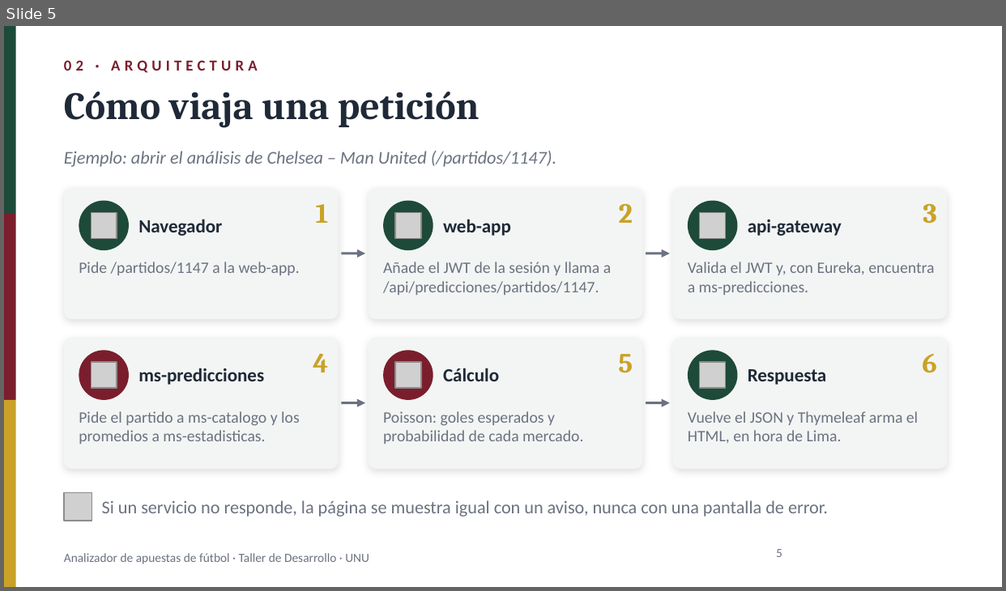
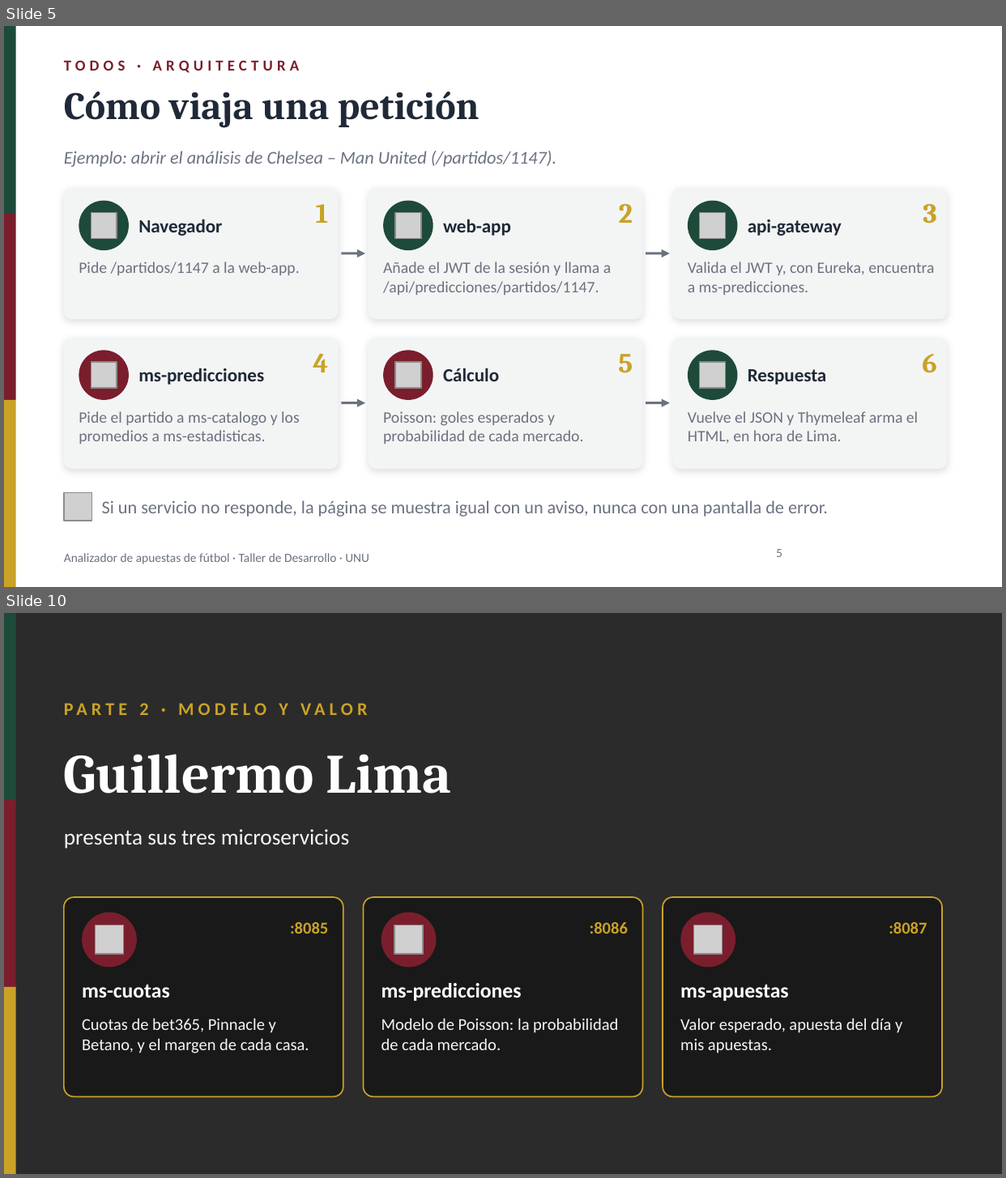
Before and after one commit to Renindstone/app-apuestas-universidad, a slide deck: docs/PresentacionApuestas_2nov2026.pptx. Shown one above the other, each under a label of ours: slide 5 before the commit, slides 5 and 10 after it; the slides between them are not shown. The pictures are 1006x591 and 1006x1178 pixels, drawn with LibreOffice and Linux fonts; fonts in the diff are those of the drawing; grey boxes stand for pictures; background and template pictures are left out; a plain dark background stands for a picture behind light text. Boxes give left, top, right and bottom in pixels: in the first picture for what was removed or moved away, otherwise in the second. Text is boxed around its words. In the diff, an @@ line names an element or a change of style, - is before the commit and + after.

```diff
--- a/docs/PresentacionApuestas_2nov2026.pptx
+++ b/docs/PresentacionApuestas_2nov2026.pptx
@@ slide 10 added at bbox=[4, 613, 1002, 1174], background picture (left out); not listed: 3 template elements that a slide beside it also shows @@
@@ text added at bbox=[139, 703, 288, 715], 13 pt, text #C9A227, bold @@
+PARTE 2 · MODELO Y VALOR
@@ text added at bbox=[64, 754, 451, 794], 40 pt, text #FFFFFF, bold @@
+Guillermo Lima
@@ text added at bbox=[64, 829, 349, 849], 16 pt, text #F3F5F4 @@
+presenta sus tres microservicios
@@ rounded rectangle added at bbox=[64, 897, 343, 1097], fill #000000 at 40% opacity, outline #C9A227 1 pt @@
@@ rounded rectangle added at bbox=[364, 897, 642, 1097], fill #000000 at 40% opacity, outline #C9A227 1 pt @@
@@ rounded rectangle added at bbox=[663, 897, 942, 1097], fill #000000 at 40% opacity, outline #C9A227 1 pt @@
@@ ellipse added at bbox=[82, 913, 137, 967], fill #7A1E2D @@
@@ picture added at bbox=[95, 926, 124, 954] @@
@@ text added at bbox=[290, 922, 328, 934], 12 pt, text #C9A227, bold @@
+:8085
@@ ellipse added at bbox=[381, 913, 436, 967], fill #7A1E2D @@
@@ picture added at bbox=[394, 926, 423, 954] @@
@@ text added at bbox=[590, 922, 628, 934], 12 pt, text #C9A227, bold @@
+:8086
@@ ellipse added at bbox=[680, 913, 735, 967], fill #7A1E2D @@
@@ picture added at bbox=[693, 926, 722, 954] @@
@@ text added at bbox=[889, 922, 927, 934], 12 pt, text #C9A227, bold @@
+:8087
@@ text added at bbox=[82, 984, 170, 998], 15 pt, text #FFFFFF, bold @@
+ms-cuotas
@@ text added at bbox=[381, 983, 522, 1001], 15 pt, text #FFFFFF, bold @@
+ms-predicciones
@@ text added at bbox=[680, 984, 788, 1001], 15 pt, text #FFFFFF, bold @@
+ms-apuestas
@@ text added at bbox=[82, 1018, 309, 1054], 12 pt, text #F3F5F4 @@
+Cuotas de bet365, Pinnacle y Betano, y el margen de cada casa.
@@ text added at bbox=[381, 1018, 618, 1050], 12 pt, text #F3F5F4 @@
+Modelo de Poisson: la probabilidad de cada mercado.
@@ text added at bbox=[680, 1018, 902, 1054], 12 pt, text #F3F5F4 @@
+Valor esperado, apuesta del día y mis apuestas.
@@ slide 5 changed as well @@
@@ text at bbox=[64, 60, 300, 73]: text changed @@
-02 · ARQUITECTURA
+TODOS · ARQUITECTURA
```
Also in this commit, not shown: 15 other slides changed, 7 other slides added, 1 slide removed, 3 other files.
